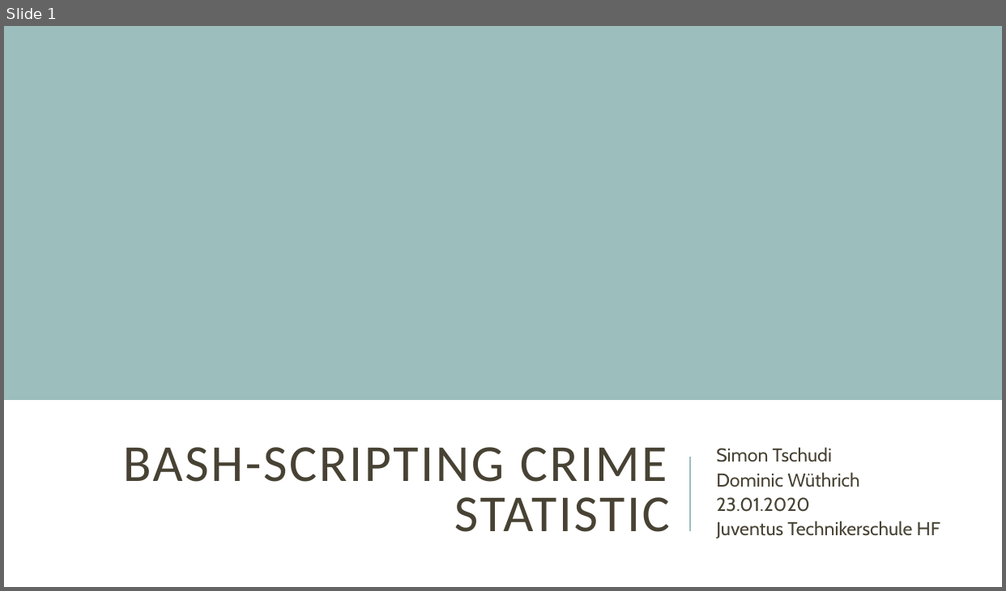
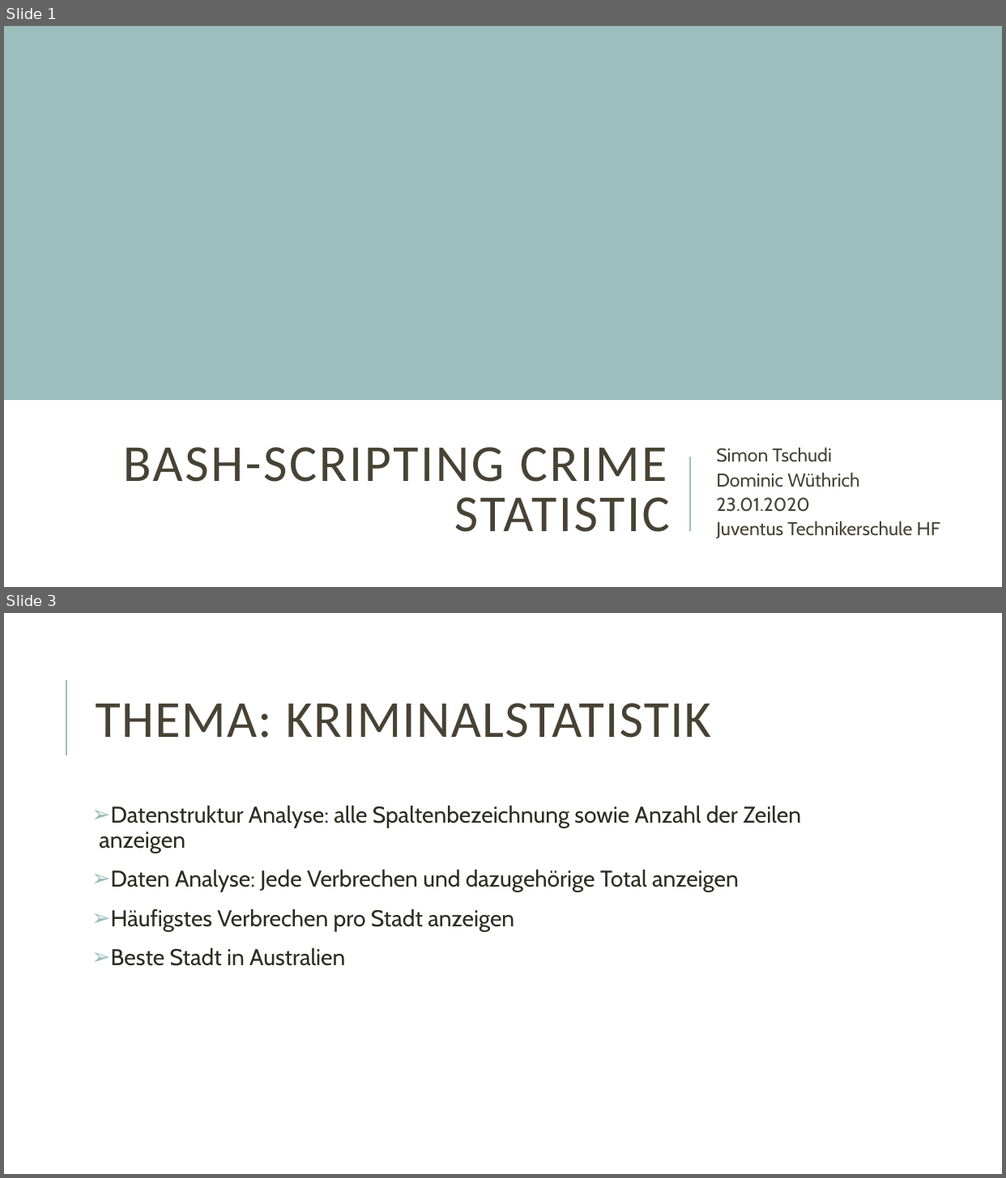
Before and after one commit to xXx-DoMoDo-xXx/bashscripting_crime, a slide deck: Bash-scripting-crime-statistic.pptx. Shown one above the other, each under a label of ours: slide 1 before the commit, slides 1 and 3 after it; the slides between them are not shown. The pictures are 1006x591 and 1006x1178 pixels, drawn with LibreOffice and Linux fonts; fonts in the diff are those of the drawing. Boxes give left, top, right and bottom in pixels: in the first picture for what was removed or moved away, otherwise in the second. Text is boxed around its words. In the diff, an @@ line names an element or a change of style, - is before the commit and + after.

```diff
--- a/Bash-scripting-crime-statistic.pptx
+++ b/Bash-scripting-crime-statistic.pptx
@@ slide 3 added at <box>4,613,1002,1174</box>, background #FFFFFF @@
@@ line added from (66, 756) to (66, 680), #9CBEBD 1.5 pt @@
@@ title added at <box>96,703,711,738</box>, 50 pt, text #474233 @@
+THEMA: KRIMINALSTATISTIK
@@ text added at <box>99,806,801,966</box>, 22 pt, text #2E2B21 @@
+➢ Datenstruktur Analyse: alle Spaltenbezeichnung sowie Anzahl der Zeilen anzeigen
+➢ Daten Analyse: Jede Verbrechen und dazugehörige Total anzeigen
+➢ Häufigstes Verbrechen pro Stadt anzeigen
+➢ Beste Stadt in Australien
```
Also in this commit, not shown: 1 slide changed, 2 other slides added, 1 slide removed.
